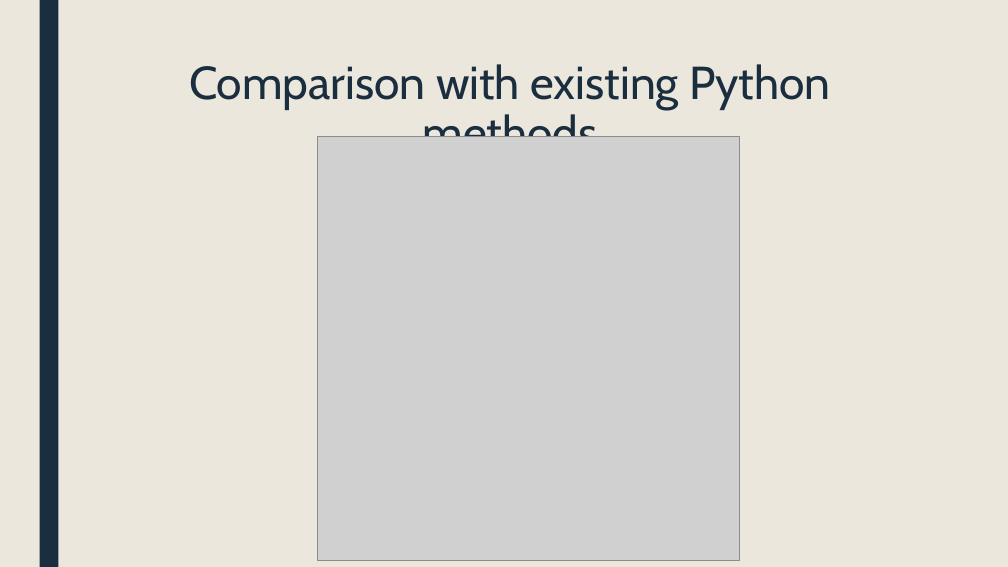
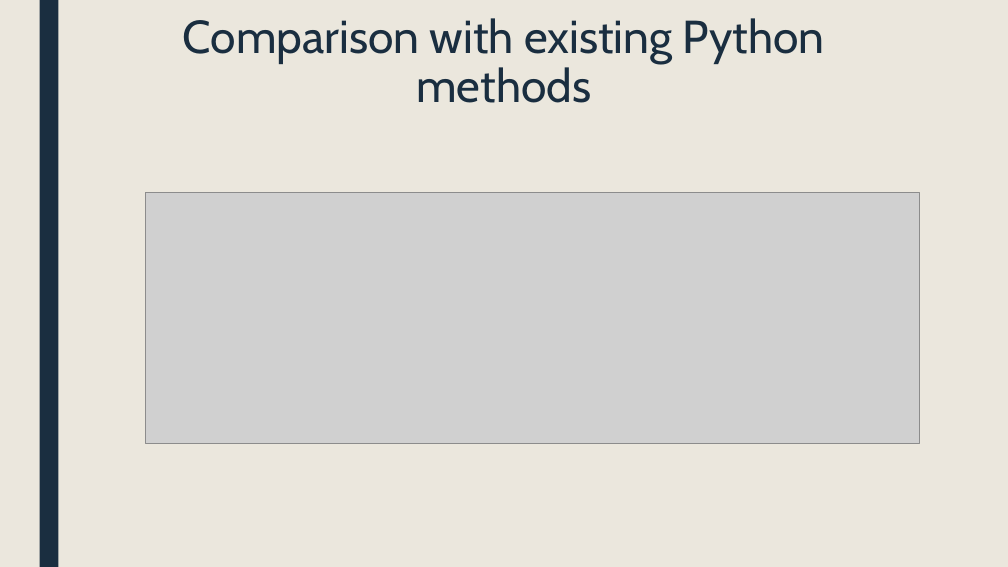
Before and after one commit to VitalMarciano/Matrix-methods, a slide deck: slide 7 of Matrix_Properties_Algorithms[1].pptx. Drawn at 1008x567 pixels with LibreOffice and Linux fonts; fonts in the diff are those of the drawing; grey boxes stand for pictures. Boxes give left, top, right and bottom in pixels: in the first picture for what was removed or moved away, otherwise in the second. Text is boxed around its words. In the diff, an @@ line names an element or a change of style, - is before the commit and + after.

```diff
--- a/Matrix_Properties_Algorithms[1].pptx
+++ b/Matrix_Properties_Algorithms[1].pptx
@@ title "Comparison with existing Python methods" rewrapped from <box>189,64,831,137</box> to <box>183,18,825,103</box> @@
@@ picture: place and size @@
-picture at <box>317,137,739,561</box>
+picture at <box>145,193,920,444</box>
```
Also in this commit, not shown: 6 other slides changed, 1 slide added, 1 other file.
